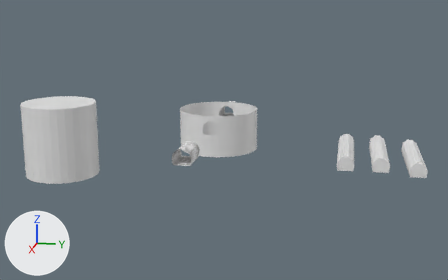
Renders of the Blender file Assets/TreeInsideMore2.blend from each side of a commit.
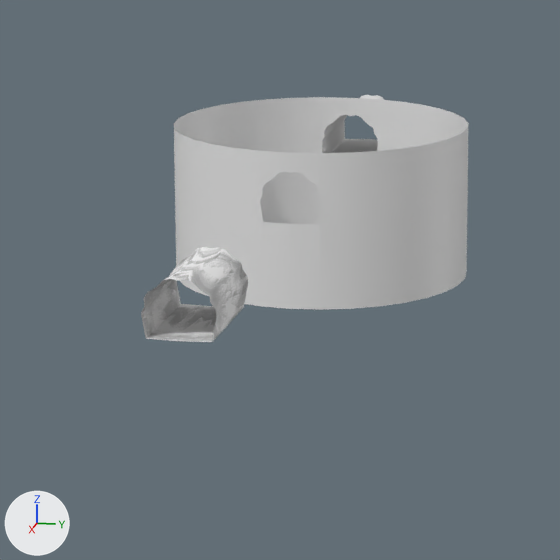
Old and new are each drawn whole from a 50 mm lens placed at (15.5, 3.24, 4.04), pointed at (0.79, 0.3, 0.36) and again close up on the part from 30% to 63% of the width and 27% to 80% of the height. The lights are fixed; the arrows at lower left show +X, +Y and +Z. The last two pictures show the newer version.
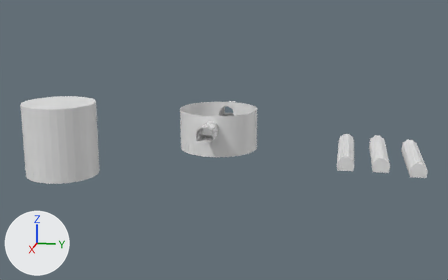
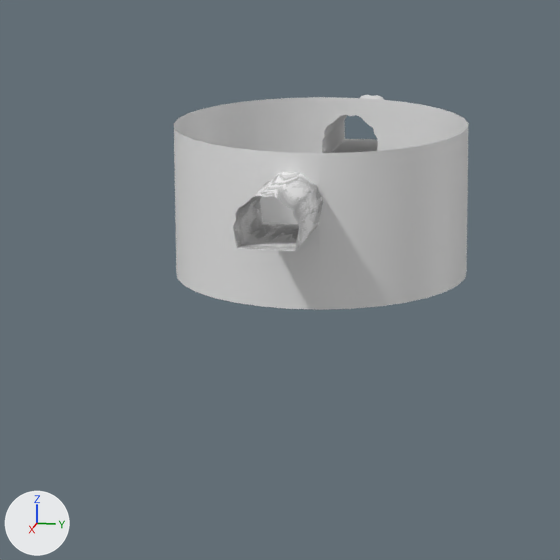
Location of each change, [x1, y1, x2, y2] in pixels of the close-ups (560 x 560 px):
'Cylinder.007', moved
    before: [141, 247, 248, 342]
    after: [233, 172, 323, 251]

The change, as a diff of the scene's bpy script:
```diff
--- a/Assets/TreeInsideMore2.blend.py
+++ b/Assets/TreeInsideMore2.blend.py
@@ ob_cylinder_007 @@
 ob_cylinder_007 = bpy.data.objects.new('Cylinder.007', me_cylinder_007)
-ob_cylinder_007.location = (2.048, 0.0, 0.0)
+ob_cylinder_007.location = (0.0, 0.0, 0.0)
```
